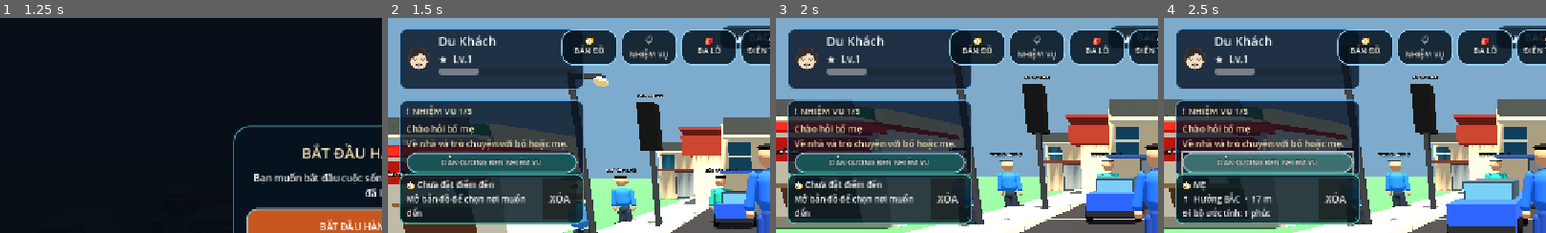
Above: before the commit, frames 1-4 (left to right).
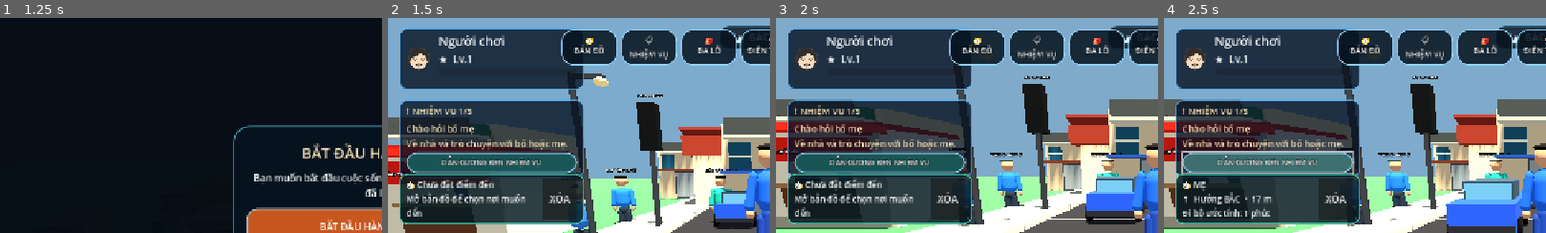
Above: after the commit, the same moments.

Repository: temu838655-dev/Vi-t-Nam-Du-L-ch
Game: Godot game, scene res://scenes/main.tscn
Same seed, same stepped clock (60 frames per second), same inputs: the game is played once before the commit and once after it.
Inputs:
- Up to frame 1 (1.25 s): click "▶ CHƠI NGAY" at 0.5 s
- Up to frame 2 (1.5 s): click "BẮT ĐẦU HÀNH TRÌNH MỚI" at 1.25 s
- Up to frame 3 (2 s): no input
- Up to frame 4 (2.5 s): click "DẪN ĐƯỜNG ĐẾN NHIỆM VỤ" at 2 s
The pictures show only the part of the screen within x 0-50%, y 0-50%; the shares and areas given below are measured in that part.

Frame 1 is identical in both runs. In frame 2, 0.9% of the frame differs, in the area x 13-31%, y 8-27%; in frame 3, 0.9%; in frame 4, 0.9%.

Commit message:
Bind HUD player profile to saved player name and remove fake XP progress

Diff:
--- a/Godot/scripts/mobile_hud.gd
+++ b/Godot/scripts/mobile_hud.gd
@@ -164,6 +164,7 @@
 
 var player: CharacterBody3D
 var status_label: Label
+var profile_name_label: Label
 var clock_label: Label
 var compass_label: Label
 var nearby_label: Label
@@ -226,10 +227,10 @@
 	var profile_text := VBoxContainer.new()
 	profile_text.size_flags_horizontal = Control.SIZE_EXPAND_FILL
 	profile_layout.add_child(profile_text)
-	var player_name := Label.new()
-	player_name.text = "Du Khách"
-	player_name.add_theme_font_size_override("font_size", 21)
-	profile_text.add_child(player_name)
+	profile_name_label = Label.new()
+	profile_name_label.text = GameState.player_name
+	profile_name_label.add_theme_font_size_override("font_size", 21)
+	profile_text.add_child(profile_name_label)
 	var level := Label.new()
 	level.text = "★  Lv.1"
 	level.add_theme_font_size_override("font_size", 17)
@@ -237,7 +238,7 @@
 	var xp := ProgressBar.new()
 	xp.custom_minimum_size = Vector2(90 if compact_layout else 150, 10)
 	xp.max_value = 100
-	xp.value = 28
+	xp.value = 0
 	xp.show_percentage = false
 	profile_text.add_child(xp)
 
@@ -1026,6 +1027,8 @@
 func _update_status() -> void:
 	if status_label:
 		status_label.text = "🪙 %s VNĐ   💎 0" % _format_money(GameState.wallet_vnd)
+	if is_instance_valid(profile_name_label):
+		profile_name_label.text = GameState.player_name
 	if clock_label:
 		var game_hour := int(floor(fposmod(GameState.world_time_seconds, 240.0) / 10.0))
 		var period := "BAN ĐÊM" if game_hour < 5 or game_hour >= 20 else ("BÌNH MINH" if game_hour < 7 else ("BUỔI SÁNG" if game_hour < 11 else ("BUỔI TRƯA" if game_hour < 14 else ("BUỔI CHIỀU" if game_hour < 18 else "HOÀNG HÔN"))))
